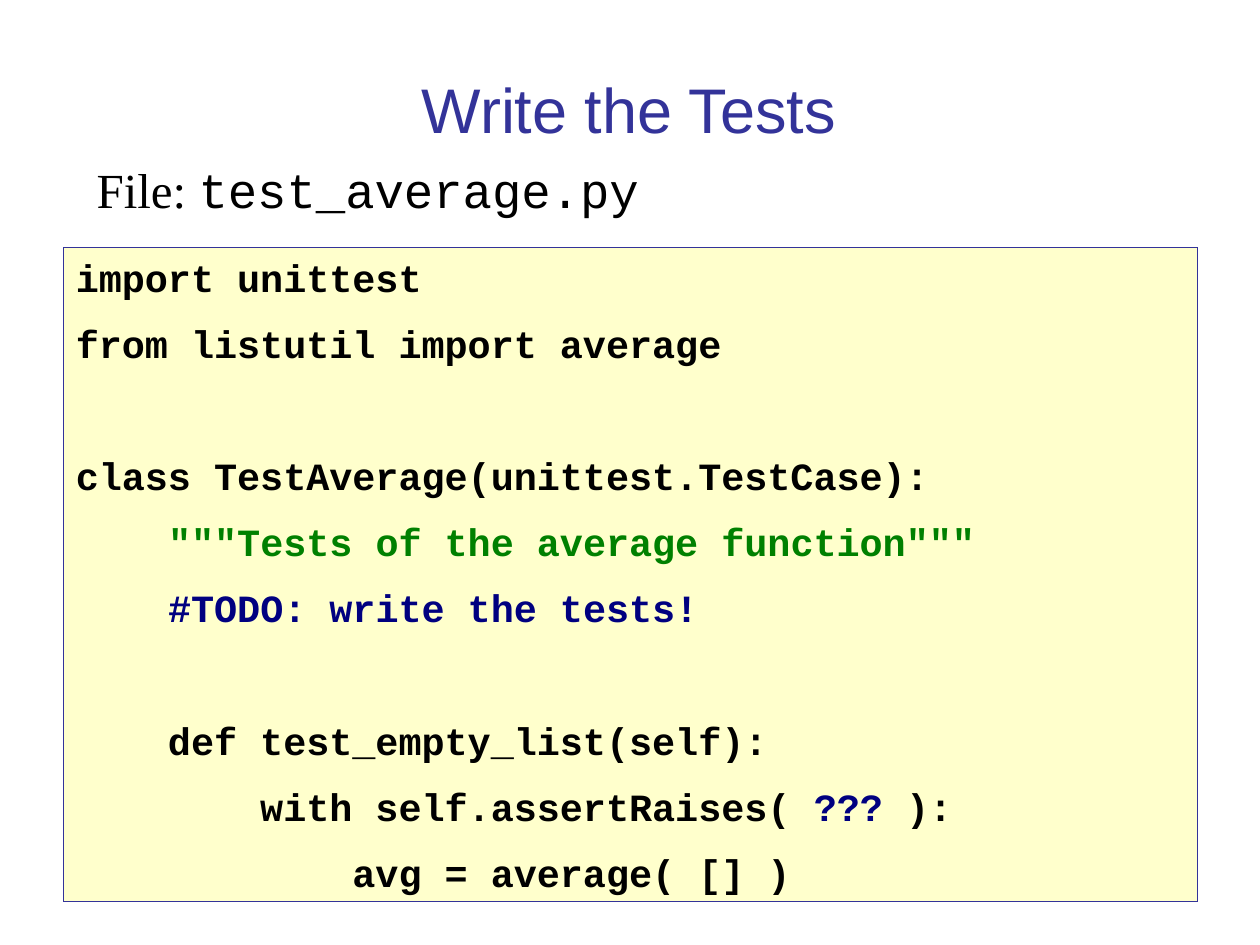
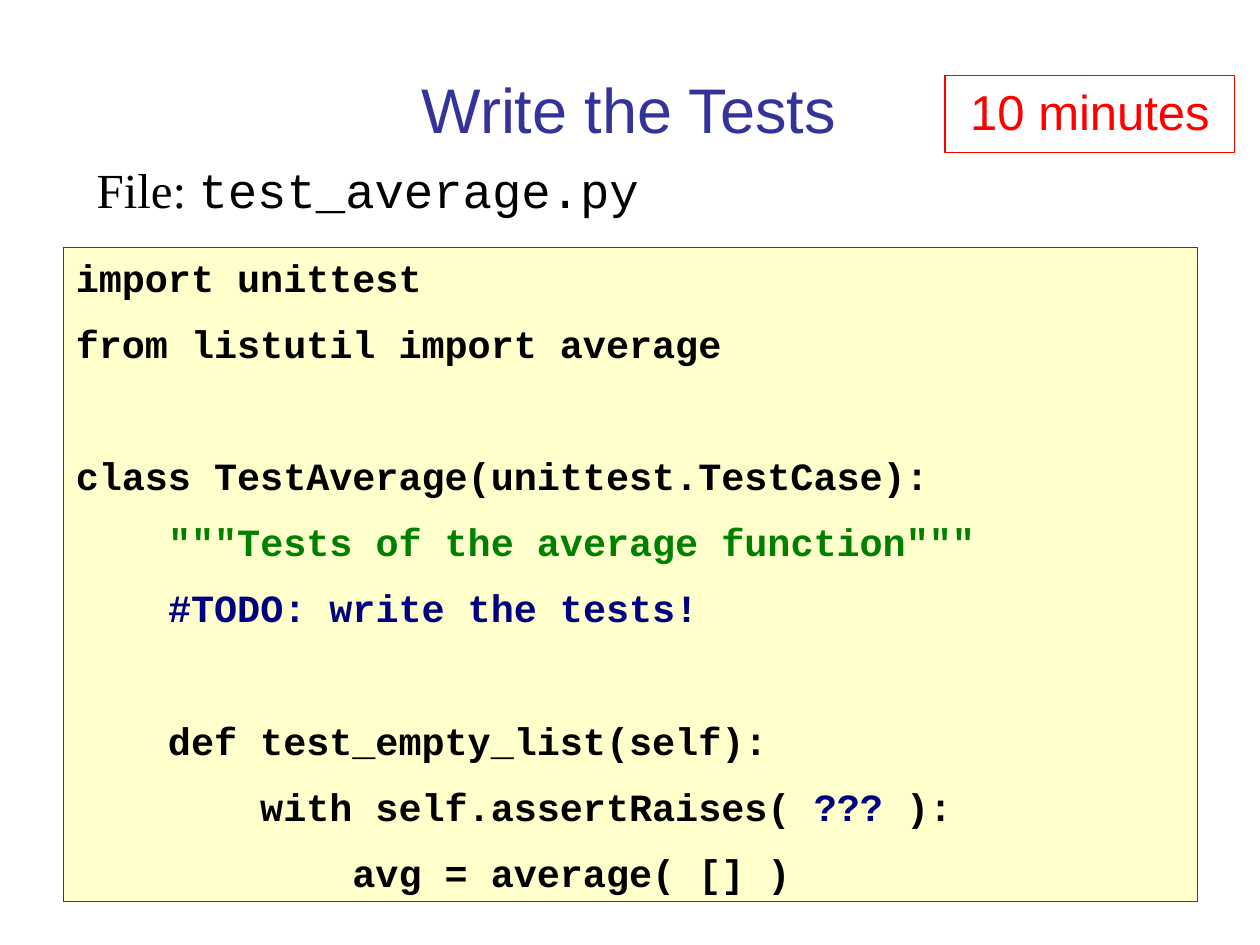
Before and after one commit to cpske/ISP, a slide deck: slide 20 of testing/PythonUnitTesting.ppt. Drawn at 1260x945 pixels with LibreOffice and Linux fonts; fonts in the diff are those of the drawing. Boxes give left, top, right and bottom in pixels: in the first picture for what was removed or moved away, otherwise in the second. Text is boxed around its words. In the diff, an @@ line names an element or a change of style, - is before the commit and + after.

```diff
--- a/testing/PythonUnitTesting.ppt
+++ b/testing/PythonUnitTesting.ppt
@@ rectangle added at [945,76,1235,152], fill #FFFFFF, outline #FF0000 0.74 pt, 28 pt, text #FF0000 @@
+10 minutes
```
Also in this commit, not shown: 8 other slides changed, 2 slides added, 1 slide removed, 1 other file.
